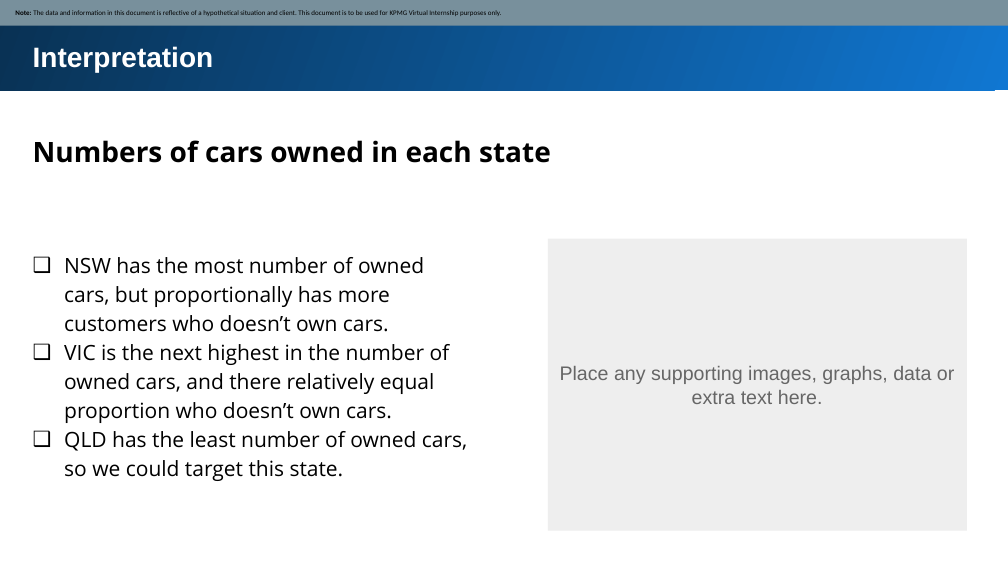
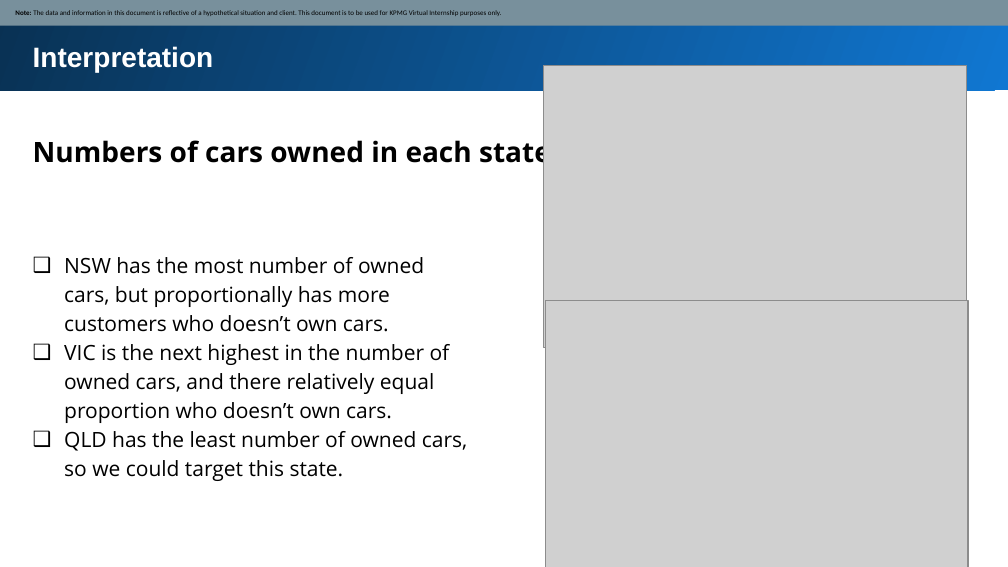
Before and after one commit to MKY01/KPMG-Virtual-Internship, a slide deck: slide 8 of 2.Data_Insights/Module_2_my_slide.pptx. Drawn at 1008x567 pixels with LibreOffice and Linux fonts; fonts in the diff are those of the drawing; grey boxes stand for pictures. Boxes give left, top, right and bottom in pixels: in the first picture for what was removed or moved away, otherwise in the second. Text is boxed around its words. In the diff, an @@ line names an element or a change of style, - is before the commit and + after.

```diff
--- a/2.Data_Insights/Module_2_my_slide.pptx
+++ b/2.Data_Insights/Module_2_my_slide.pptx
@@ picture added at bbox=[544, 66, 968, 348] @@
@@ rectangle removed at bbox=[548, 239, 968, 531] @@
@@ picture added at bbox=[545, 300, 969, 567] @@
@@ text removed at bbox=[560, 366, 954, 404] @@
-Place any supporting images, graphs, data or extra text here.
```
Also in this commit, not shown: 4 other slides changed, 5 other files.
